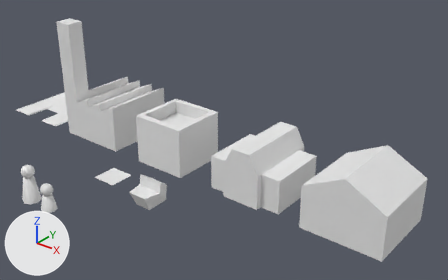
One commit to the Blender file asset-sources/house.blend: the scene before it, then after it.
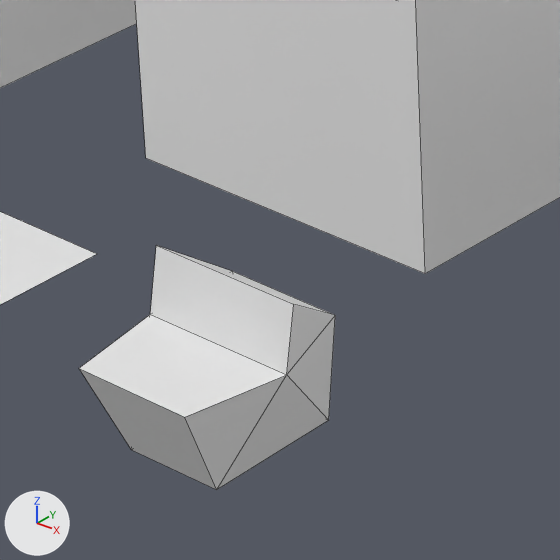
Old and new are each drawn whole from a 50 mm lens placed at (15.96, -15.23, 11.73), pointed at (3.59, 0.23, 2.14) and again close up on the part from 26% to 45% of the width and 49% to 79% of the height. The axes (+X, +Y, +Z) are drawn at lower left. The lights are the same throughout. The close-ups show mesh edges as thin lines.

Objects in the first close-up: 'Cube', 'Dirt', 'Home', 'Work'.
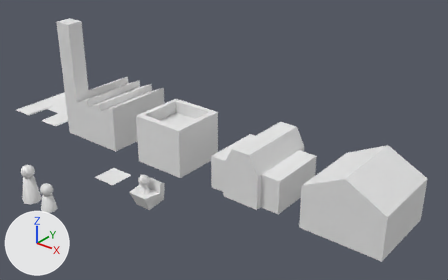
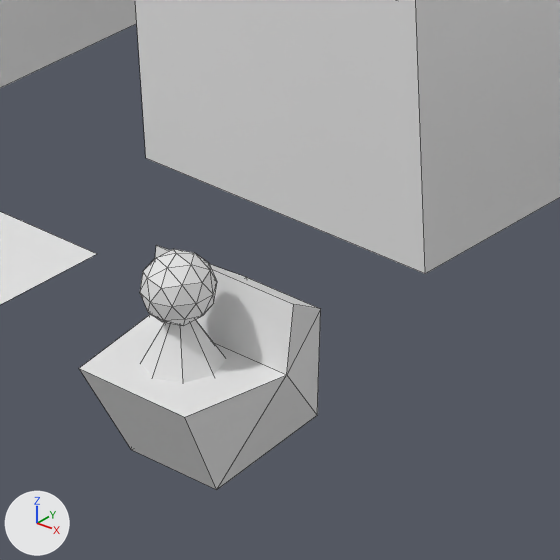
The change, as a list of edits to the scene's bpy script:
```text
Change me_cube_003:
    where me_cube_003.from_pydata(...)  # 12 vertices, 14 faces; spans x -0.5..0.5, y -0.624..0.5, z 0.0..0.975
    used by ob_cube; location = (2.0, -2.0, 0.0)
    verts and faces of me_cube_003; kept vertices keep their numbers, new ones are numbered from 12
    before: 1 (-0.291, 0.5, 0.0), 2 (0.291, 0.5, 0.0) at pixel (328, 420), 5 (-0.377, 0.5, 0.675) at pixel (232, 271), 6 (0.377, 0.5, 0.675) at pixel (335, 315)
    me_cube_003 part 1: a new loose piece, an icosphere of 80 faces spanning x -0.203..0.177, y -0.438..-0.038, z 0.832..1.232
    me_cube_003 part 2: a new loose piece, an 8-sided cut cone along z (radius 0.231 at the low end, 0.058 at the high end) spanning x -0.246..0.216, y -0.466..-0.004, z 0.574..0.868
    me_cube_003 part 3
    add verts[1] = (-0.208, 0.5, 0.0)  # moved
    add verts[2] = (0.208, 0.5, 0.0)  # moved, pixel (317, 415)
    add verts[5] = (-0.27, 0.5, 0.675)  # moved, pixel (246, 277)
    add verts[6] = (0.27, 0.5, 0.675)  # moved, pixel (320, 308)
```

What differs and where, as boxes [x1, y1, x2, y2] in the close-ups (560 x 560 px; the box of a moved part takes in the faces that stretch with it):
'Cube', reshaped
    before: [79, 245, 335, 490]
    after: [79, 245, 321, 490]
part 1 of me_cube_003, added
    after: [140, 249, 217, 326]
part 2 of me_cube_003, added
    after: [140, 320, 226, 383]
part 3 of me_cube_003, moved or reshaped
    before: [159, 246, 335, 490]
    after: [159, 246, 321, 489]
